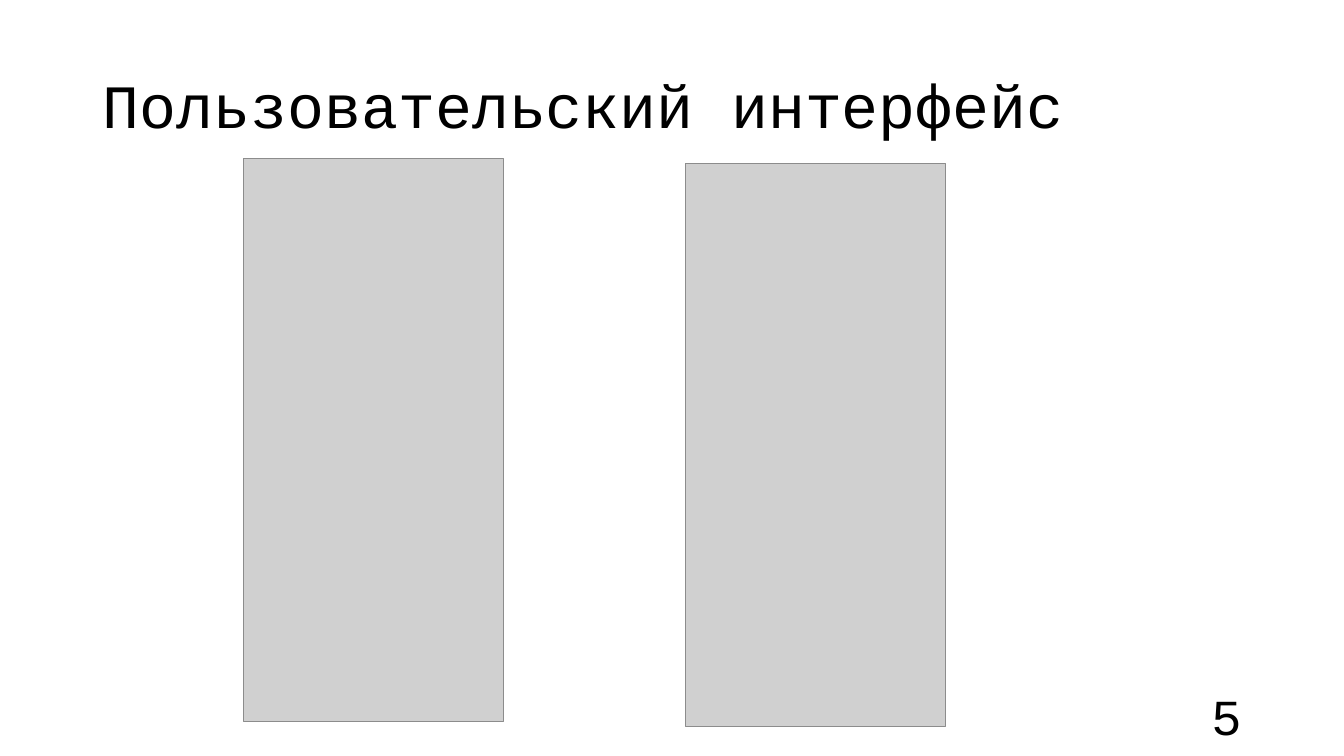
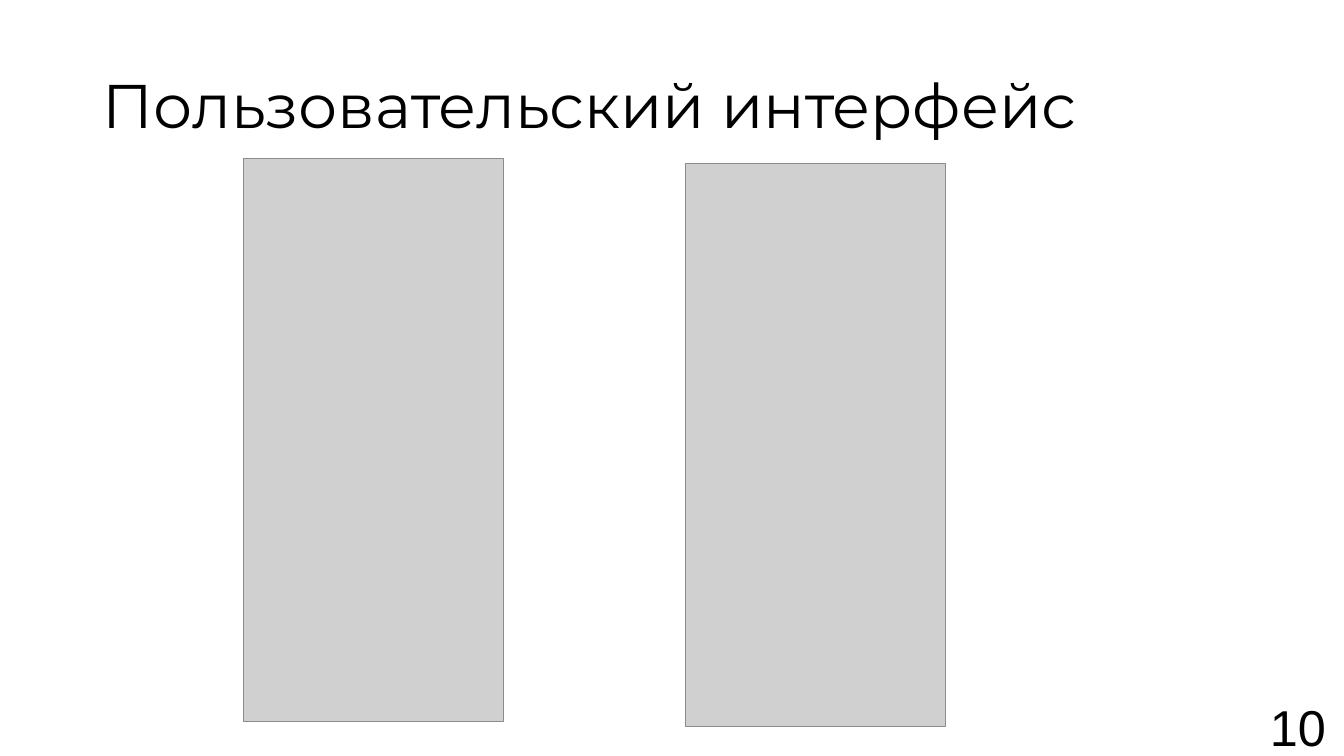
Before and after one commit to vafeenLabs/coursework-report_6-semester, a slide deck: slide 10 of Vafeen_3_61_presentation.pptx (slide 5 before the commit). Drawn at 1344x756 pixels with LibreOffice and Linux fonts; fonts in the diff are those of the drawing; grey boxes stand for pictures. Boxes give left, top, right and bottom in pixels: in the first picture for what was removed or moved away, otherwise in the second. Text is boxed around its words. In the diff, an @@ line names an element or a change of style, - is before the commit and + after.

```diff
--- a/Vafeen_3_61_presentation.pptx
+++ b/Vafeen_3_61_presentation.pptx
@@ title "Пользовательский интерфейс" at <box>103,82,1076,140</box>: font Courier New to Montserrat @@
@@ page number removed at <box>1211,701,1241,736</box> @@
-5
@@ text added at <box>1270,710,1326,747</box>, 36 pt, text #000000 @@
+10
```
Also in this commit, not shown: 11 other slides changed, 1 slide added, 1 slide removed, 1 other file.
